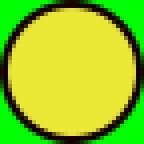
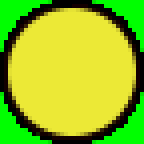
Revision of a layered 144 × 144 image; what changed, layer by layer:
added layer "Слой 2" above "Эллипс 1" over (x1=0, y1=0, x2=144, y2=144)
